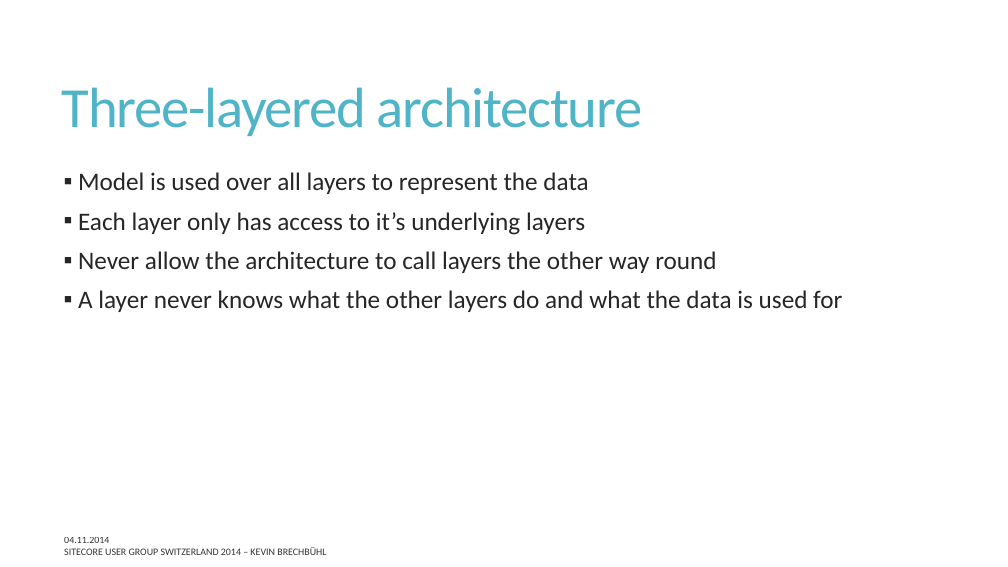
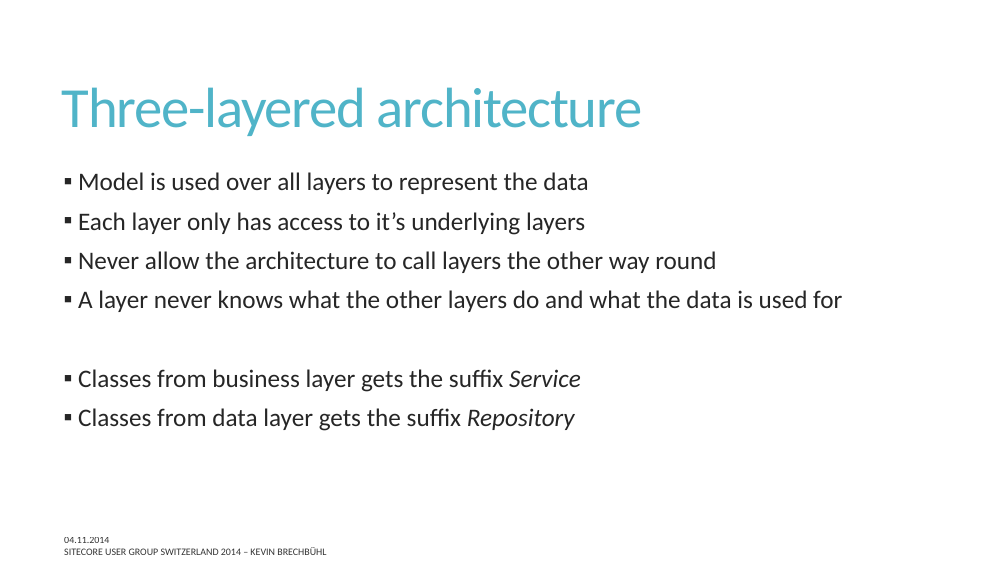
Before and after one commit to SUGCH/ThreeLayeredArchitectureWithSitecore, a slide deck: slide 7 of doc/ThreeLayeredArchitectureWithSitecore.pptx. Drawn at 1008x567 pixels with LibreOffice and Linux fonts; fonts in the diff are those of the drawing. Boxes give left, top, right and bottom in pixels: in the first picture for what was removed or moved away, otherwise in the second. Text is boxed around its words. In the diff, an @@ line names an element or a change of style, - is before the commit and + after.

Commit message:
Describe class suffix for business and data layer.

```diff
--- a/doc/ThreeLayeredArchitectureWithSitecore.pptx
+++ b/doc/ThreeLayeredArchitectureWithSitecore.pptx
@@ text at (78,369,581,431): paragraphs added @@
+▪ Classes from business layer gets the suffix Service
+▪ Classes from data layer gets the suffix Repository
```
